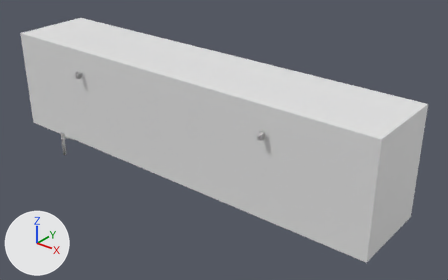
Renders of the glTF model res/prodotti/gltf/armadietto_nelson.glb from each side of a commit.
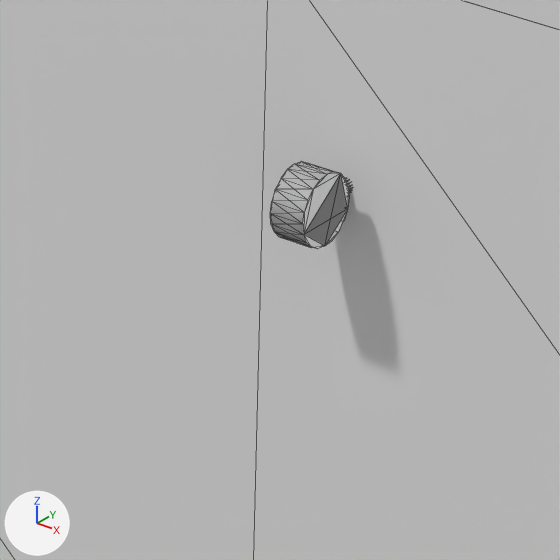
The first picture shows the older version from a camera (50 mm lens) standing at (2.1, -2.36, 1.8) and looking at (0.16, 0.07, 0.3). The close-ups show both versions on the part from 51% to 64% of the width and 40% to 63% of the height of that picture; other places that the commit changed are outside them. Lighting does not change. The marker at lower left points along +X, +Y and +Z. The close-ups show mesh edges as thin lines. Vertices at the same position are counted once.

Objects in the first close-up: 'maniglie', 'sportelli', 'struttura'.
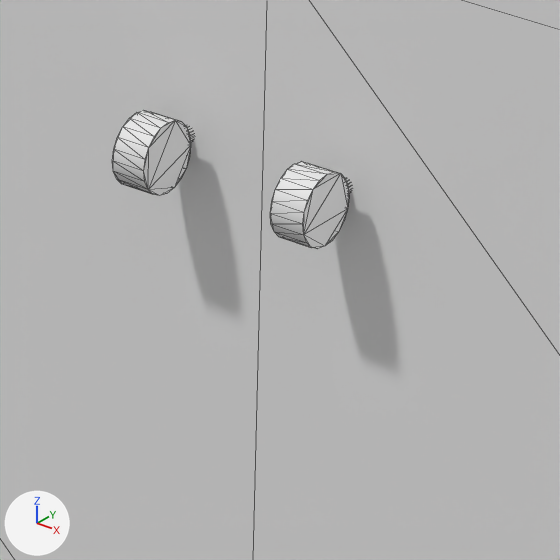
Edits to the bpy script that builds the scene:
```text
Change me_cylinder_006:
    where me_cylinder_006.from_pydata(...)  # 160 vertices, 504 faces; spans x -0.649..0.649, y -0.284..-0.231, z 0.57..0.61
    used by ob_maniglie; location = (0.0, 0.0, 0.0)
    me_cylinder_006 part 1: a new loose piece, a 20-sided cylinder along x spanning x 0.531..0.551, y -0.284..-0.244, z 0.57..0.61
```

Pixel boxes [x1, y1, x2, y2] of what changed, in the close-ups (560 x 560 px):
'maniglie', reshaped: before [270, 161, 351, 249]; after [113, 110, 351, 249]
part 1 of me_cylinder_006, added: after [113, 110, 191, 196]
